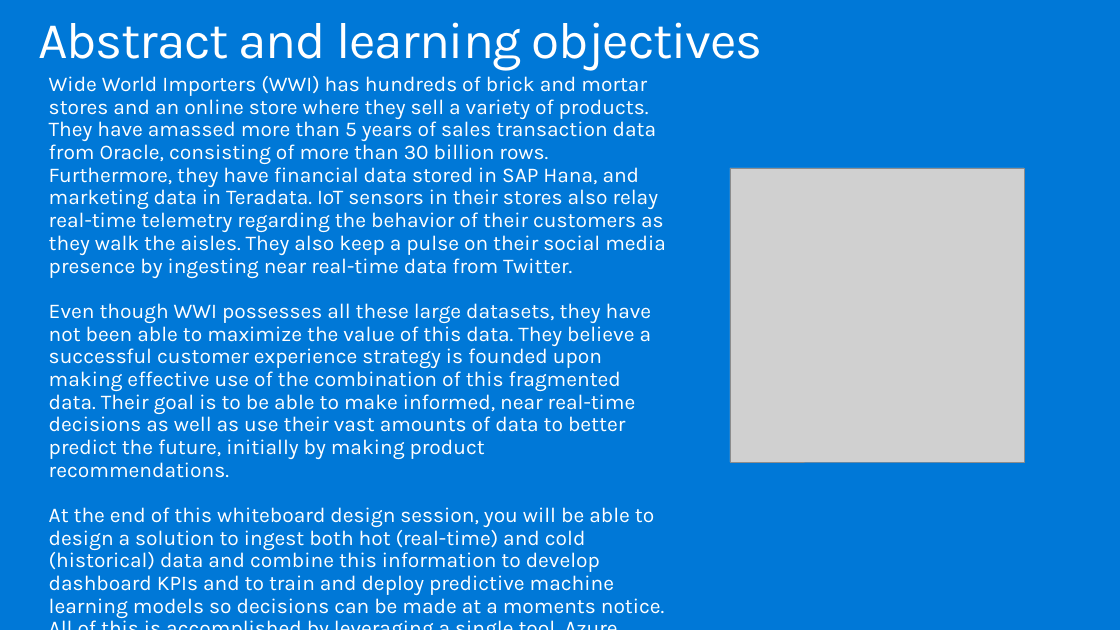
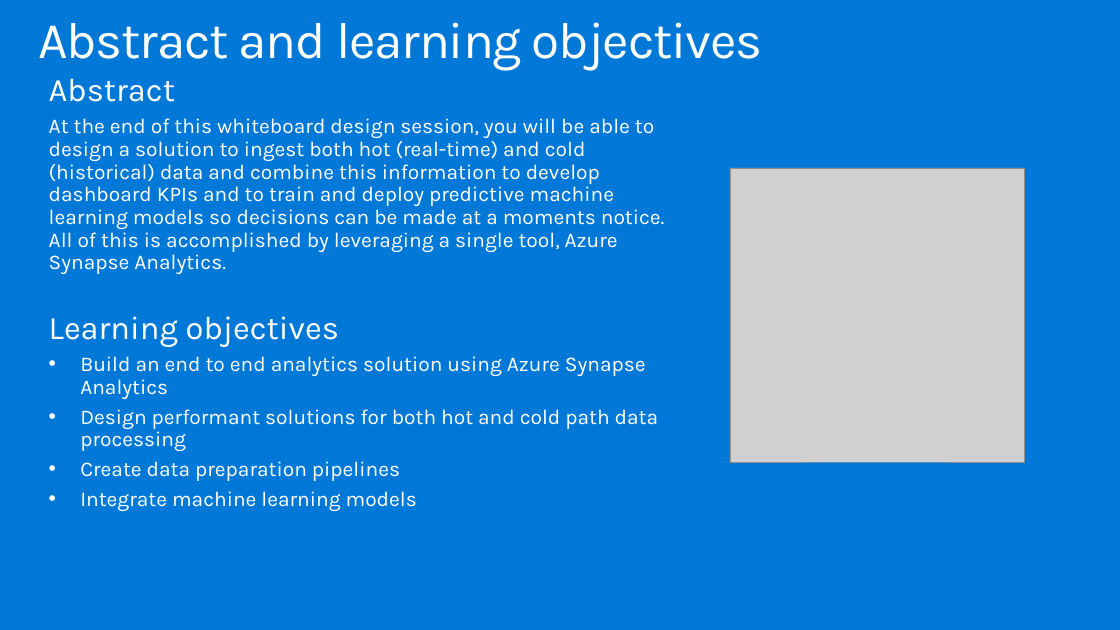
Before and after one commit to solliancenet/MCW-Azure-Synapse-Analytics, a slide deck: slide 2 of Whiteboard design session/WDS trainer presentation - Azure Synapse Analytics.pptx. Drawn at 1120x630 pixels with LibreOffice and Linux fonts; fonts in the diff are those of the drawing; grey boxes stand for pictures. Boxes give left, top, right and bottom in pixels: in the first picture for what was removed or moved away, otherwise in the second. Text is boxed around its words. In the diff, an @@ line names an element or a change of style, - is before the commit and + after.

```diff
--- a/Whiteboard design session/WDS trainer presentation - Azure Synapse Analytics.pptx
+++ b/Whiteboard design session/WDS trainer presentation - Azure Synapse Analytics.pptx
@@ text at (x1=49, y1=78, x2=175, y2=102): text changed; size 18 to 28 pt @@
-Wide World Importers (WWI) has hundreds of brick and mortar
-stores and an online store where they sell a variety of products. They have amassed more than 5 years of sales transaction data from Oracle, consisting of more than 30 billion rows. Furthermore, they have financial data stored in SAP Hana, and marketing data in Teradata. IoT sensors in their stores also relay real-time telemetry regarding the behavior of their customers as they walk the aisles. They also keep a pulse on their social media presence by ingesting near real-time data from Twitter.
-Even though WWI possesses all these large datasets, they have not been able to maximize the value of this data. They believe a successful customer experience strategy is founded upon making effective use of the combination of this fragmented data. Their goal is to be able to make informed, near real-time decisions as well as use their vast amounts of data to better predict the future, initially by making product recommendations.
+Abstract
@@ text at (x1=49, y1=316, x2=658, y2=511): paragraphs added @@
+Learning objectives
+• Build an end to end analytics solution using Azure Synapse Analytics
+• Design performant solutions for both hot and cold path data processing
+• Create data preparation pipelines
+• Integrate machine learning models
```
Also in this commit, not shown: 26 other slides changed, 2 other files.
